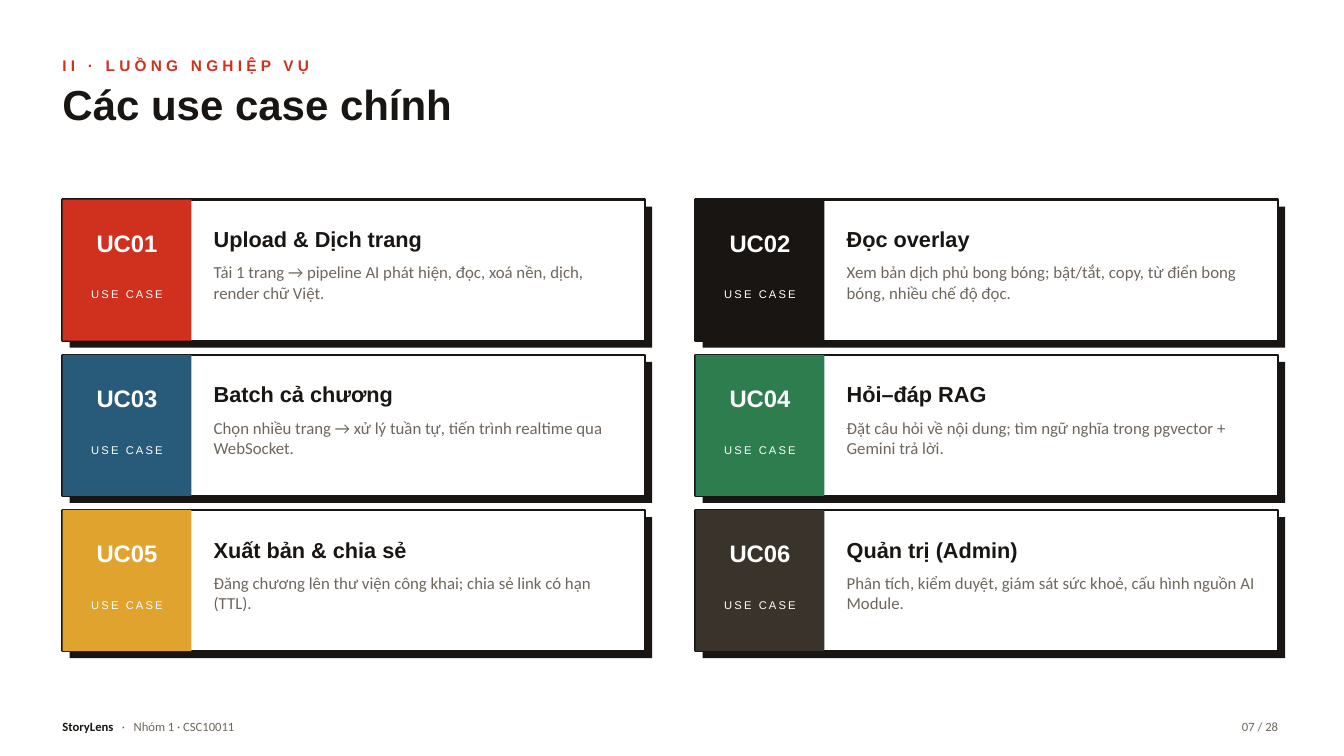
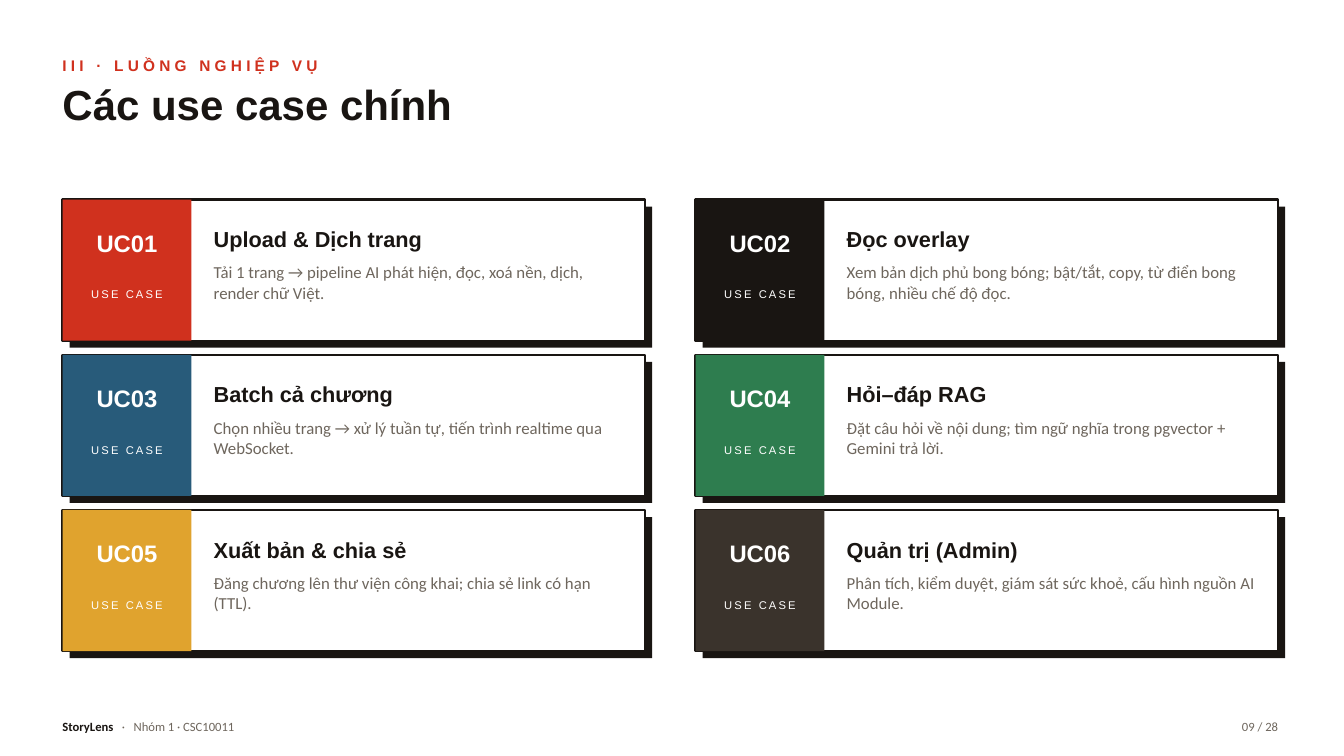
Before and after one commit to trungkiet2005/storylen, a slide deck: slide 9 of docs/presentation/StoryLens_Presentation.pptx (slide 7 before the commit). Drawn at 1344x756 pixels with LibreOffice and Linux fonts; fonts in the diff are those of the drawing. Boxes give left, top, right and bottom in pixels: in the first picture for what was removed or moved away, otherwise in the second. Text is boxed around its words. In the diff, an @@ line names an element or a change of style, - is before the commit and + after.

```diff
--- a/docs/presentation/StoryLens_Presentation.pptx
+++ b/docs/presentation/StoryLens_Presentation.pptx
@@ text at <box>62,59,318,74</box>: text changed @@
-II · LUỒNG NGHIỆP VỤ
+III · LUỒNG NGHIỆP VỤ
```
Also in this commit, not shown: 22 other slides changed, 5 other files.
